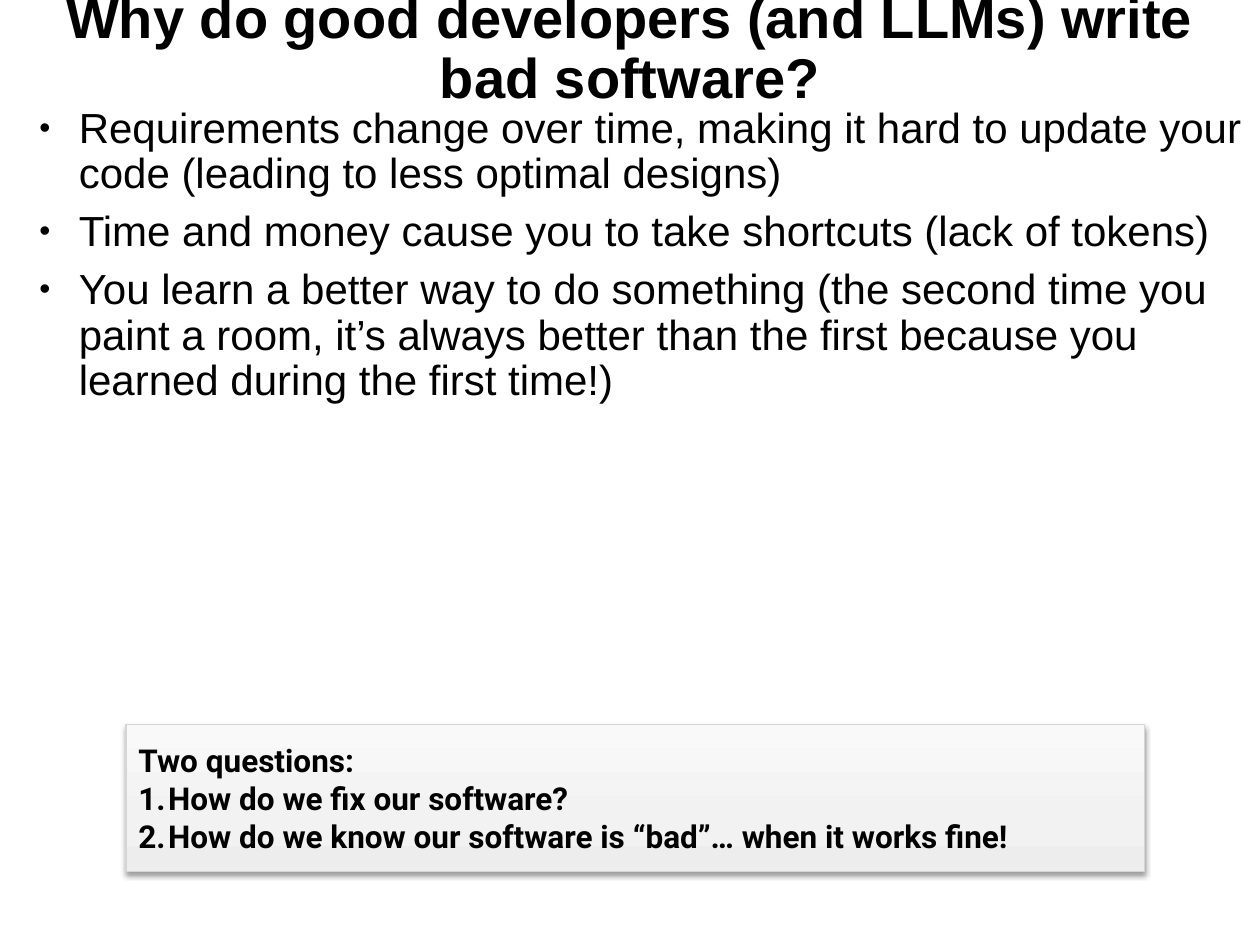
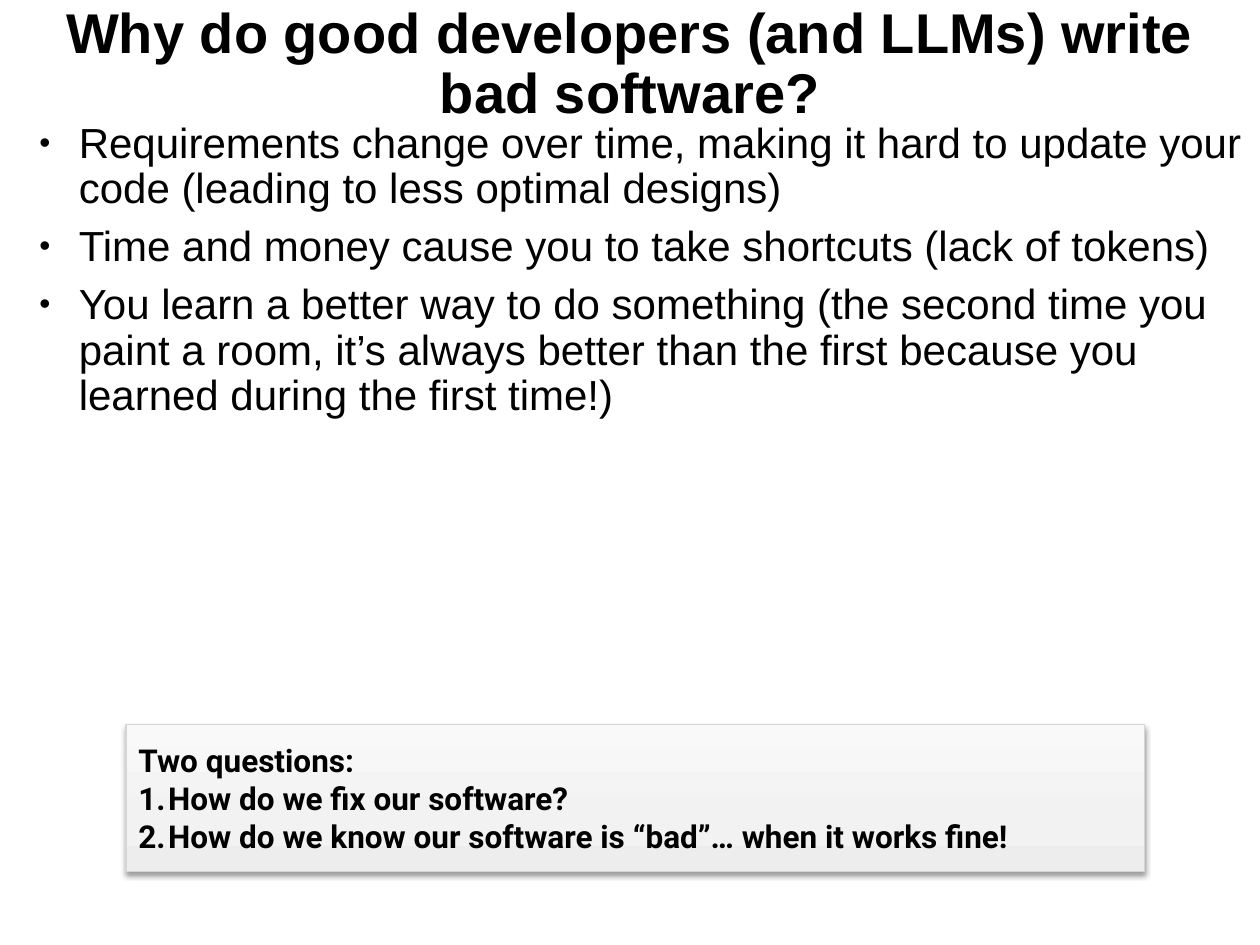
Before and after one commit to SannioEvolution/Material, a slide deck: slide 5 of 5 - Refactoring and Code Smells.pptx. Drawn at 1260x945 pixels with LibreOffice and Linux fonts; fonts in the diff are those of the drawing. Boxes give left, top, right and bottom in pixels: in the first picture for what was removed or moved away, otherwise in the second. Text is boxed around its words. In the diff, an @@ line names an element or a change of style, - is before the commit and + after.

```diff
--- a/5 - Refactoring and Code Smells.pptx
+++ b/5 - Refactoring and Code Smells.pptx
@@ title "Why do good developers (and ...": place and size @@
-title "Why do good developers (and ..." at (66, 0, 1192, 99)
+title "Why do good developers (and ..." at (66, 12, 1192, 114)
@@ text "Requirements change over time, making ...": place and size @@
-text "Requirements change over time, making ..." at (79, 112, 1241, 403)
+text "Requirements change over time, making ..." at (79, 127, 1241, 418)
```
Also in this commit, not shown: 1 other slide changed.
